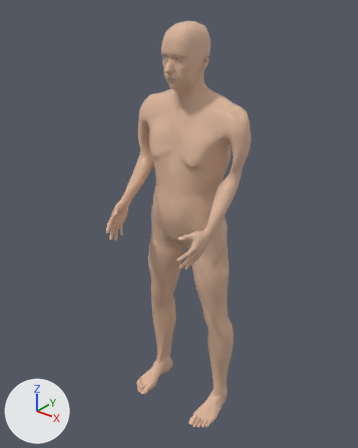
Two versions of the glTF model public/bodymap3d/v3/real-human/body-hochbetagt-maennlich-real-v3.glb, one commit apart.
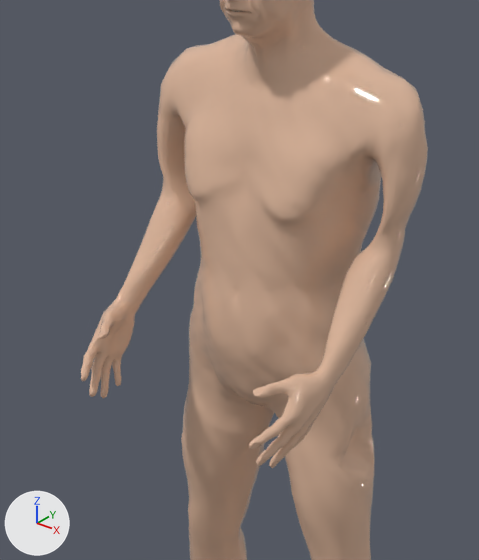
There are two pictures of each version: one whole from a camera (50 mm lens) standing at (1.061, -1.308, 1.699) and looking at (-0.013, 0.035, 0.867), one close up on the part from 20% to 76% of the width and 17% to 69% of the height. Lighting does not change. The marker at lower left points along +X, +Y and +Z. The first two pictures are the older version. Vertices at exactly the same position are counted once.

Names of what the first close-up shows: 'real-human-body'.
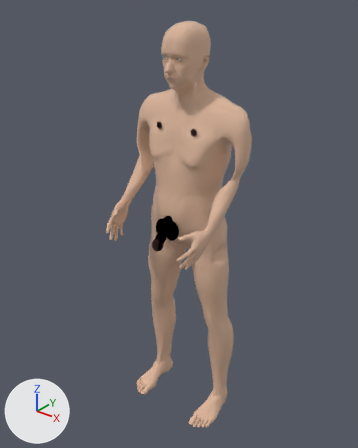
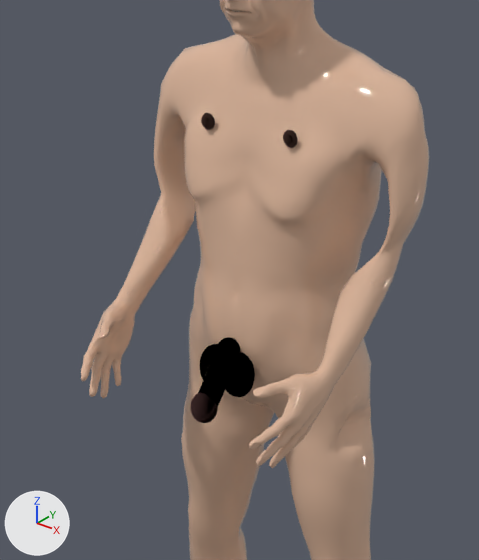
What differs and where, as boxes (x1, y1, x2, y2) in the close-ups (479 x 560 px; the box of a moved part takes in the faces that stretch with it):
'real-human-body', reshaped
    before: (81, 0, 428, 560)
    after: (81, 0, 429, 560)
'real-human-penis', added
    after: (198, 337, 240, 406)
'real-human-scrotum-right', added
    after: (225, 352, 255, 397)
'real-human-glans', added
    after: (190, 393, 218, 423)
'real-human-scrotum-left', added
    after: (199, 344, 218, 380)
'real-human-areola-right', added
    after: (283, 130, 298, 148)
'real-human-areola-left', added
    after: (201, 113, 215, 130)
'real-human-nipple-right', added
    after: (283, 134, 293, 145)
'real-human-nipple-left', added
    after: (201, 117, 210, 127)
part 1 of me_real_human_body, moved or reshaped
    before: (157, 114, 196, 245)
    after: (154, 114, 196, 245)
part 2 of me_real_human_body, moved or reshaped
    before: (341, 159, 425, 292)
    after: (341, 161, 428, 292)
part 3 of me_real_human_body, moved or reshaped
    both: (334, 398, 374, 478)

Edits to the bpy script that builds the scene:
```text
Change me_real_human_body:
    remove me_real_human_body.from_pydata(...)  # 13380 vertices, 26756 faces; spans x -0.24..0.24, y -0.2..0.2, z 0.0..1.59
    add me_real_human_body.from_pydata(...)  # 13380 vertices, 26756 faces; spans x -0.25..0.25, y -0.2..0.2, z 0.0..1.59
    me_real_human_body part 1: 174 of the vertices in x -0.24..-0.16, y 0.02..0.13, z 1.05..1.21 are scaled about their middle by (0.853, 1, 1.02), then moved by (-0.01, 0.0, 0.0)
    me_real_human_body part 2: 174 of the vertices in x 0.16..0.24, y 0.02..0.13, z 1.05..1.21 are scaled about their middle by (0.853, 1, 1.02), then moved by (0.01, 0.0, 0.0)
    me_real_human_body part 3
    add for i in [11142, 11147, 11203, 11221, 11241]: me_real_human_body.vertices[i].co += Vector((-0.01, 0.0, 0.0))
    add for i in [11208, 11238, 11242]: me_real_human_body.vertices[i].co += Vector((-0.02, 0.0, 0.0))
    me_real_human_body.vertices[11249].co: (0.15, 0.09, 0.76) -> (0.18, 0.09, 0.76)  # pixel (356, 435) -> pixel (368, 441)
    me_real_human_body.vertices[11254].co: (0.15, 0.06, 0.76) -> (0.17, 0.06, 0.76)  # pixel (348, 441) -> pixel (359, 446)
    me_real_human_body.vertices[13170].co: (0.15, 0.09, 0.74) -> (0.18, 0.09, 0.73)  # pixel (351, 446) -> pixel (368, 454)
    me_real_human_body.vertices[13171].co: (0.15, 0.06, 0.74) -> (0.18, 0.06, 0.73)  # not seen -> pixel (360, 459)
    me_real_human_body.vertices[13173].co: (0.16, 0.04, 0.74) -> (0.17, 0.04, 0.73)  # pixel (342, 460) -> pixel (349, 463)
    other edits to the shape of me_real_human_body do not show in these pictures
Add ob_real_human_scrotum_right:
    ob_real_human_scrotum_right = bpy.data.objects.new('real-human-scrotum-right', me_real_human_scrotum_right)  # a UV sphere (22 segments, 14 rings, poles along z) spanning x -0.0044..0.0488, y -0.0759..-0.0267, z 0.8433..0.9179; in mat_skin_real_human (its picture is missing)
    ob_real_human_scrotum_right.location = (0.0, 0.0, 0.0)
Add ob_real_human_scrotum_left:
    ob_real_human_scrotum_left = bpy.data.objects.new('real-human-scrotum-left', me_real_human_scrotum_left)  # a UV sphere (22 segments, 14 rings, poles along z) spanning x -0.0488..0.0044, y -0.0759..-0.0267, z 0.8433..0.9179; in mat_skin_real_human (its picture is missing)
    ob_real_human_scrotum_left.location = (0.0, 0.0, 0.0)
Add ob_real_human_glans:
    ob_real_human_glans = bpy.data.objects.new('real-human-glans', me_real_human_glans)  # 351 vertices, 696 faces; spans x -0.0212..0.0212, y -0.1266..-0.086, z 0.814..0.8637; in mat_genital_mucosa (pink #c48e8b)
    ob_real_human_glans.location = (0.0, 0.0, 0.0)
Add ob_real_human_penis:
    ob_real_human_penis = bpy.data.objects.new('real-human-penis', me_real_human_penis)  # 364 vertices, 720 faces; spans x -0.0186..0.0186, y -0.1136..-0.0285, z 0.8313..0.9332; in mat_skin_real_human (its picture is missing)
    ob_real_human_penis.location = (0.0, 0.0, 0.0)
Add ob_real_human_nipple_right:
    ob_real_human_nipple_right = bpy.data.objects.new('real-human-nipple-right', me_real_human_nipple_right)  # a UV sphere (16 segments, 10 rings, poles along z) spanning x 0.06916..0.08348, y -0.00859..0.00413, z 1.241..1.25531; in mat_areola_skin (beige #b8897c)
    ob_real_human_nipple_right.location = (0.0, 0.0, 0.0)
Add ob_real_human_areola_right:
    ob_real_human_areola_right = bpy.data.objects.new('real-human-areola-right', me_real_human_areola_right)  # 222 vertices, 440 faces; spans x 0.0636..0.089, y -0.0014..0.0065, z 1.2354..1.2609; in mat_areola_skin (beige #b8897c)
    ob_real_human_areola_right.location = (0.0, 0.0, 0.0)
Add ob_real_human_nipple_left:
    ob_real_human_nipple_left = bpy.data.objects.new('real-human-nipple-left', me_real_human_nipple_left)  # a UV sphere (16 segments, 10 rings, poles along z) spanning x -0.08348..-0.06916, y -0.00859..0.00413, z 1.241..1.25531; in mat_areola_skin (beige #b8897c)
    ob_real_human_nipple_left.location = (0.0, 0.0, 0.0)
Add ob_real_human_areola_left:
    ob_real_human_areola_left = bpy.data.objects.new('real-human-areola-left', me_real_human_areola_left)  # 222 vertices, 440 faces; spans x -0.089..-0.0636, y -0.0014..0.0065, z 1.2354..1.2609; in mat_areola_skin (beige #b8897c)
    ob_real_human_areola_left.location = (0.0, 0.0, 0.0)
```
